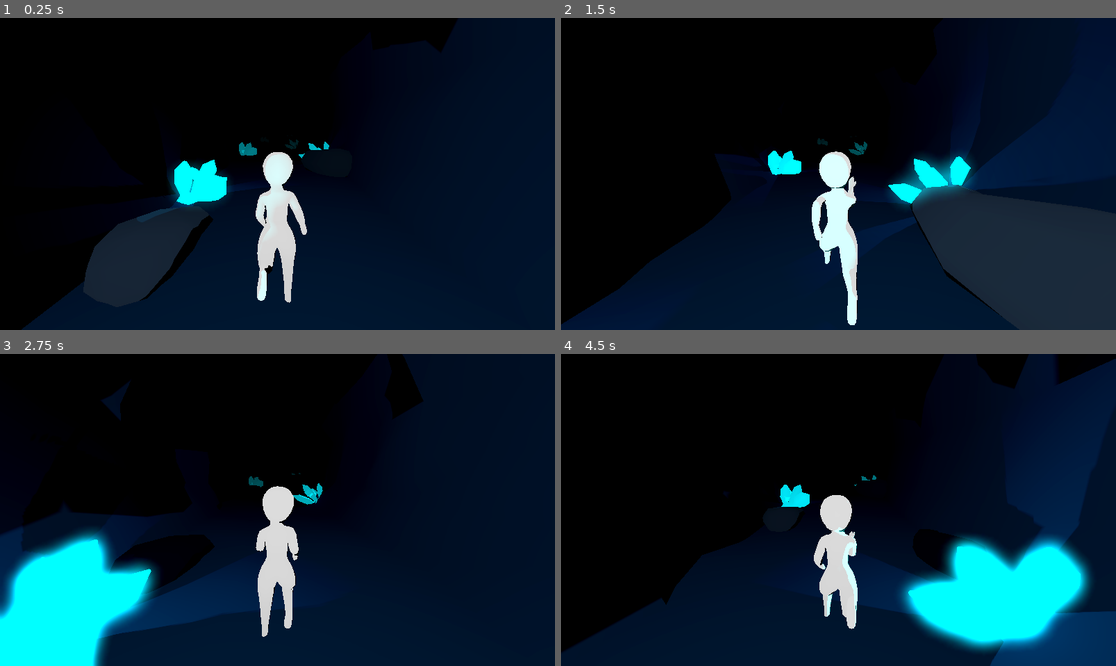
Above: before the commit, frames 1-4 (two rows, left to right).
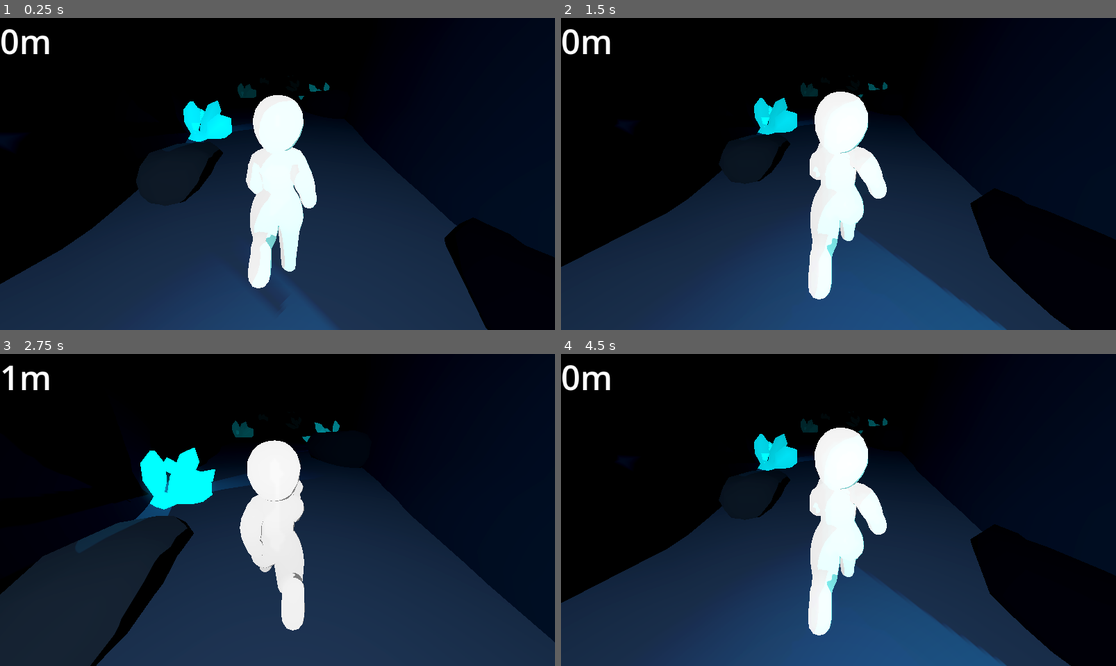
Above: after the commit, the same moments.

Repository: Kisute/EchoingCaves
Game: Godot game, scene res://main.tscn
The game is run twice, just before and just after one commit, with the same random seed, the same clock (stepped at 60 frames per second) and the same inputs.
Inputs:
- Up to frame 1 (0.25 s): no input
- Up to frame 2 (1.5 s): tap Enter (ui_accept) at 0.5, 0.6, 0.77, 1.07, 1.35 s; hold Right (ui_right) 0.53-1.28 s; hold Left (ui_left) from 1.28 s (still down)
- Up to frame 3 (2.75 s): tap Enter (ui_accept) at 1.52, 1.82, 2.1 s; release Left (ui_left) at 2.03 s; hold Right (ui_right) from 2.03 s (still down)
- Up to frame 4 (4.5 s): tap Enter (ui_accept) at 2.85, 3.02, 3.32, 3.6, 3.77, 4.07, 4.35 s; release Right (ui_right) at 3.53 s; hold Left (ui_left) from 3.53 s (still down)

The runs differ from the first frame. In frame 1, 41% of the frame differs, in the area x 0-100%, y 3-100%; in frame 2, 48%; in frame 3, 47%; in frame 4, 54%, in the area x 0-100%, y 1-100%.

Commit message:
ulkonäköön muutoksia ja pikku korjauksia

Diff:
--- /dev/null
+++ b/Assets/Materials/floorMaterial.tres
@@ -0,0 +1,9 @@
+[gd_resource type="StandardMaterial3D" format=3 uid="uid://bw1s2q1b3gtik"]
+
+[resource]
+diffuse_mode = 3
+specular_mode = 1
+albedo_color = Color(0.199812, 0.309368, 0.471041, 1)
+roughness = 0.0
+rim_enabled = true
+rim_tint = 0.54
--- a/Assets/Materials/playerMaterial.tres
+++ b/Assets/Materials/playerMaterial.tres
@@ -4,5 +4,8 @@
 diffuse_mode = 3
 specular_mode = 1
 roughness = 0.0
+emission_enabled = true
 emission = Color(1, 1, 1, 1)
-emission_energy_multiplier = 0.01
+emission_energy_multiplier = 0.59
+grow = true
+grow_amount = 0.242
--- a/Assets/scripts/Level.gd
+++ b/Assets/scripts/Level.gd
@@ -2,12 +2,16 @@
 
 @export var modules: Array[PackedScene] = []
 @export var player: CharacterBody3D
+@export var score: Label
+@export var blackScreen: MeshInstance2D
+
 
 var active = PackedScene.new()
 var amnt =2
 var rng = RandomNumberGenerator.new()
 var offset = 30
 var gameOver = false
+var gameOverAnimationReady = true
 
 # Called when the node enters the scene tree for the first time.
 func _ready():
@@ -15,11 +19,11 @@
 		var instance = modules[0].instantiate()
 		instance.position.x = n*offset
 		add_child(instance)
+		blackScreen.visible = false
 
 
 # Called every frame. 'delta' is the elapsed time since the previous frame.
 func _process(delta):
-	if ! gameOver:
 		_check_inputs()
 
 func spawnModule(n):
@@ -33,23 +37,26 @@
 	active = scene
 
 func _check_inputs():
+	if Input.is_action_just_pressed("ui_accept"):
+		get_tree().reload_current_scene()
 
-	if Input.is_action_just_pressed("ui_left"):
-		if (player._is_turning_allowed()):
-			active.spin(-90)
-		else:
-			print("not implemented")
-	if Input.is_action_just_pressed("ui_right"):
-		if (player._is_turning_allowed()):
-			active.spin(90)
-		else:
-			print("not implemented")
-
-
+	if ! gameOver:
+		if Input.is_action_just_pressed("ui_left"):
+			if (player._is_turning_allowed()):
+				active.spin(-90)
+			else:
+				print("not implemented")
+		if Input.is_action_just_pressed("ui_right"):
+			if (player._is_turning_allowed()):
+				active.spin(90)
+			else:
+				print("not implemented")
 
 func _game_over():
 	gameOver = true
 	active._game_over()
+	score._stop()
+	blackScreen.visible = true
 
 func _is_game_over():
 	return gameOver
--- a/Assets/scripts/module.gd
+++ b/Assets/scripts/module.gd
@@ -43,6 +43,8 @@
 
 
 func spin(degrees):
+	if rotating:
+		return
 	target_rotation = current_rotation + degrees
 	rotating = true
 	if degrees<0:
--- a/Assets/scripts/player.gd
+++ b/Assets/scripts/player.gd
@@ -4,11 +4,11 @@
 var turning_allowed = false;
 
 func _on_area_3d_area_entered(area):
-	print ("HIT " + area.name + ", " + area.get_parent().name + ", " + area.get_parent().get_parent().name )
+	#print ("HIT " + area.name + ", " + area.get_parent().name + ", " + area.get_parent().get_parent().name )
 	if (area.get_parent().name != "areaToTurn" ):
 		level._game_over()
 	else:
-		print("kukkuu")
+		#print("kukkuu")
 		turning_allowed = true;
 
 
--- /dev/null
+++ b/Score.gd
@@ -0,0 +1,12 @@
+extends Label
+
+var score = 0;
+var running = true
+
+func _process(delta):
+	if running:
+		score += 0.02
+		self.text = str(round(score * pow(10.0, 0)) / pow(10.0, 0)) + "m"
+
+func _stop():
+	running = false
--- a/main.tscn
+++ b/main.tscn
@@ -13,6 +13,8 @@
 [ext_resource type="PackedScene" uid="uid://ds5kl4h1yi6ma" path="res://modules/module_7.2.tscn" id="11_kj574"]
 [ext_resource type="Texture2D" uid="uid://boish4rq7ekc8" path="res://Assets/sprites/usvaa.png" id="11_mplgu"]
 [ext_resource type="PackedScene" uid="uid://crumc3822guef" path="res://prefaps/crystal.tscn" id="12_6n21x"]
+[ext_resource type="Script" path="res://Score.gd" id="14_3ey6s"]
+[ext_resource type="Texture2D" uid="uid://drhxuswky4u4a" path="res://Assets/sprites/tooth.png" id="15_a2io6"]
 
 [sub_resource type="Sky" id="Sky_h0tjy"]
 
@@ -21,6 +23,8 @@
 sky = SubResource("Sky_h0tjy")
 ssao_enabled = true
 glow_enabled = true
+glow_levels/1 = 0.3
+glow_levels/2 = 0.3
 glow_intensity = 4.23
 glow_strength = 0.79
 glow_bloom = 0.01
@@ -29,19 +33,26 @@
 fog_enabled = true
 fog_light_color = Color(0, 0, 0, 1)
 fog_light_energy = 11.75
-fog_density = 0.2312
+fog_density = 0.3315
 fog_aerial_perspective = 1.0
+
+[sub_resource type="FontVariation" id="FontVariation_blvbo"]
+
+[sub_resource type="QuadMesh" id="QuadMesh_bkagf"]
+lightmap_size_hint = Vector2i(290, 0)
 
 [node name="main" type="Node3D"]
 
 [node name="Camera3D" type="Camera3D" parent="."]
-transform = Transform3D(-4.3478e-08, 0.202394, -0.979304, -4.51067e-09, 0.979304, 0.202394, 1, 1.3217e-08, -4.16653e-08, 0.254472, 2.69541, 0.00392378)
+transform = Transform3D(-4.3164e-08, 0.44896, -0.893552, 6.89596e-09, 0.893552, 0.44896, 1, 1.3217e-08, -4.16653e-08, -0.585692, 2.69541, 0.00392378)
 
 [node name="Map" type="Node3D" parent="."]
 script = ExtResource("1_fa3dw")
 
-[node name="Level" parent="Map" instance=ExtResource("2_ugypu")]
+[node name="Level" parent="Map" node_paths=PackedStringArray("score", "blackScreen") instance=ExtResource("2_ugypu")]
 modules = Array[PackedScene]([ExtResource("2_vima4"), ExtResource("10_7gyal"), ExtResource("5_8esl0"), ExtResource("4_7hdhq"), ExtResource("6_rj76p"), ExtResource("4_7hdhq"), ExtResource("6_rj76p"), ExtResource("8_g8vtw"), ExtResource("9_4jgim"), ExtResource("10_3q1bd"), ExtResource("11_kj574")])
+score = NodePath("../../CanvasLayer2/Label")
+blackScreen = NodePath("../../CanvasLayer/MeshInstance2D")
 
 [node name="DirectionalLight3D" type="DirectionalLight3D" parent="Map"]
 transform = Transform3D(0.58976, 0.187799, -0.785439, 0.807578, -0.137146, 0.573592, 0, -0.972585, -0.232546, -10.3577, 4.93645, -0.703453)
@@ -55,3 +66,20 @@
 
 [node name="crystal" parent="." instance=ExtResource("12_6n21x")]
 transform = Transform3D(1, 0, 0, 0, 1, 0, 0, 0, 1, 0, 0, -17.5671)
+
+[node name="CanvasLayer2" type="CanvasLayer" parent="."]
+
+[node name="Label" type="Label" parent="CanvasLayer2"]
+offset_right = 488.0
+offset_bottom = 196.0
+theme_override_fonts/font = SubResource("FontVariation_blvbo")
+theme_override_font_sizes/font_size = 70
+script = ExtResource("14_3ey6s")
+
+[node name="CanvasLayer" type="CanvasLayer" parent="."]
+
+[node name="MeshInstance2D" type="MeshInstance2D" parent="CanvasLayer"]
+position = Vector2(579, 822)
+scale = Vector2(1816.96, 1773.78)
+mesh = SubResource("QuadMesh_bkagf")
+texture = ExtResource("15_a2io6")
--- a/player2.tscn
+++ b/player2.tscn
@@ -16,26 +16,24 @@
 [node name="player" instance=ExtResource("1_dkxdy")]
 
 [node name="Skeleton3D" parent="Armature" index="0"]
-bones/0/position = Vector3(0, 4.4727, 0)
-bones/0/rotation = Quaternion(0.0211136, -0.706792, -0.0211136, 0.706792)
-bones/1/rotation = Quaternion(3.01905e-09, 3.72424e-16, 0.0690678, 0.997612)
-bones/3/rotation = Quaternion(-0.0054837, -0.00150952, 0.00709982, 0.999959)
-bones/4/rotation = Quaternion(-0.639635, -0.0351278, 0.016046, 0.767708)
-bones/5/rotation = Quaternion(-0.668303, 0.157624, -0.0483624, 0.725388)
-bones/6/rotation = Quaternion(-0.137312, -0.278003, -0.557682, 0.769968)
-bones/9/rotation = Quaternion(0.070934, -0.564208, 0.805088, 0.168736)
-bones/10/rotation = Quaternion(-0.195706, 0.112573, 0.686733, 0.690959)
-bones/13/rotation = Quaternion(0.0106669, 0.781549, 0.623655, -0.011029)
-bones/14/position = Vector3(2.25099e-07, 4.4727, -1.29282e-08)
-bones/14/rotation = Quaternion(0.41615, 0.200053, 0.71886, -0.519653)
-bones/15/rotation = Quaternion(-0.367992, -0.302876, -0.48825, 0.731068)
-bones/16/rotation = Quaternion(-0.0584528, 0.0146127, 0.310366, 0.948706)
-bones/17/rotation = Quaternion(0.145363, 0.0424393, -0.672079, 0.72483)
-bones/18/position = Vector3(-2.25099e-07, 4.4727, -1.29282e-08)
-bones/18/rotation = Quaternion(-0.548756, 0.399575, 0.630175, 0.376943)
-bones/19/rotation = Quaternion(-0.526041, 0.0215425, 0.0855781, 0.845868)
-bones/20/rotation = Quaternion(-0.167776, -0.00637679, -0.892843, 0.417903)
-bones/21/rotation = Quaternion(0.124797, -0.0570057, 0.716368, 0.6841)
+bones/0/position = Vector3(0, 4.34403, 0)
+bones/0/rotation = Quaternion(0.0808311, -0.702472, -0.0808311, 0.702472)
+bones/1/rotation = Quaternion(3.66038e-09, 1.24542e-16, 0.0701592, 0.997536)
+bones/3/rotation = Quaternion(0.00258025, -0.00235001, 0.00880171, 0.999955)
+bones/4/rotation = Quaternion(-0.645186, -0.0345314, 0.0166998, 0.763062)
+bones/5/rotation = Quaternion(-0.641681, 0.414195, 0.114195, 0.635332)
+bones/6/rotation = Quaternion(-0.125788, -0.167021, -0.497071, 0.842141)
+bones/9/rotation = Quaternion(0.132059, -0.56873, 0.788753, 0.19229)
+bones/10/rotation = Quaternion(-0.121549, 0.167682, 0.490603, 0.846414)
+bones/13/rotation = Quaternion(0.0111357, 0.786053, 0.617952, -0.0114387)
+bones/14/position = Vector3(1.21478e-07, 4.34403, -7.45759e-09)
+bones/15/rotation = Quaternion(-0.436614, -0.212507, -0.36072, 0.796298)
+bones/16/rotation = Quaternion(-0.162685, 0.0061344, 0.854176, 0.493842)
+bones/17/rotation = Quaternion(0.107908, 0.0448614, -0.500738, 0.857674)
+bones/18/position = Vector3(-1.21478e-07, 4.34403, -7.45759e-09)
+bones/19/rotation = Quaternion(-0.518422, 0.0393092, 0.109426, 0.847183)
+bones/20/rotation = Quaternion(-0.0811018, -0.00251152, -0.330079, 0.940459)
+bones/21/rotation = Quaternion(0.178664, -0.0371004, 0.816369, 0.547946)
 
 [node name="Cube" parent="Armature/Skeleton3D" index="0"]
 material_override = ExtResource("2_xhaof")
--- a/prefaps/area_to_turn.tscn
+++ b/prefaps/area_to_turn.tscn
@@ -1,9 +1,9 @@
 [gd_scene load_steps=2 format=3 uid="uid://dw3ja44hvxchw"]
 
 [sub_resource type="BoxShape3D" id="BoxShape3D_yi2ny"]
+size = Vector3(2, 1, 1)
 
 [node name="areaToTurn" type="Node3D"]
-transform = Transform3D(2.26, 0, 0, 0, 1, 0, 0, 0, 1, 0, 0, 0)
 
 [node name="Area3D" type="Area3D" parent="."]
 transform = Transform3D(4, 0, 0, 0, 4, 0, 0, 0, 4, 0, 2.212, 0)
--- a/prefaps/floor.tscn
+++ b/prefaps/floor.tscn
@@ -1,10 +1,10 @@
 [gd_scene load_steps=3 format=3 uid="uid://cvkl0gylllo5y"]
 
 [ext_resource type="ArrayMesh" uid="uid://qtne4bvsdcrs" path="res://Assets/Models/floor.obj" id="1_frrcv"]
-[ext_resource type="Material" uid="uid://c8p068m26amhu" path="res://Assets/Materials/wallMaterialDarkBlue.tres" id="1_mxflk"]
+[ext_resource type="Material" uid="uid://bw1s2q1b3gtik" path="res://Assets/Materials/floorMaterial.tres" id="1_olsmk"]
 
 [node name="floor" type="Node3D"]
 
 [node name="MeshInstance3D" type="MeshInstance3D" parent="."]
-material_override = ExtResource("1_mxflk")
+material_override = ExtResource("1_olsmk")
 mesh = ExtResource("1_frrcv")
--- a/prefaps/level.tscn
+++ b/prefaps/level.tscn
@@ -17,4 +17,4 @@
 player = NodePath("Player")
 
 [node name="Player" parent="." instance=ExtResource("10_fmept")]
-transform = Transform3D(1, 0, 0, 0, 1, 0, 0, 0, 1, 1.76012, 0.917523, 0)
+transform = Transform3D(1, 0, 0, 0, 1, 0, 0, 0, 1, 0.581863, 0.917523, 0)
Binary file added: Assets/sprites/tooth.png
Not shown, added: Assets/sprites/tooth.png.import
Not shown, added: export_presets.cfg
Not shown: 1 places in main.tscn that only renumber resources
